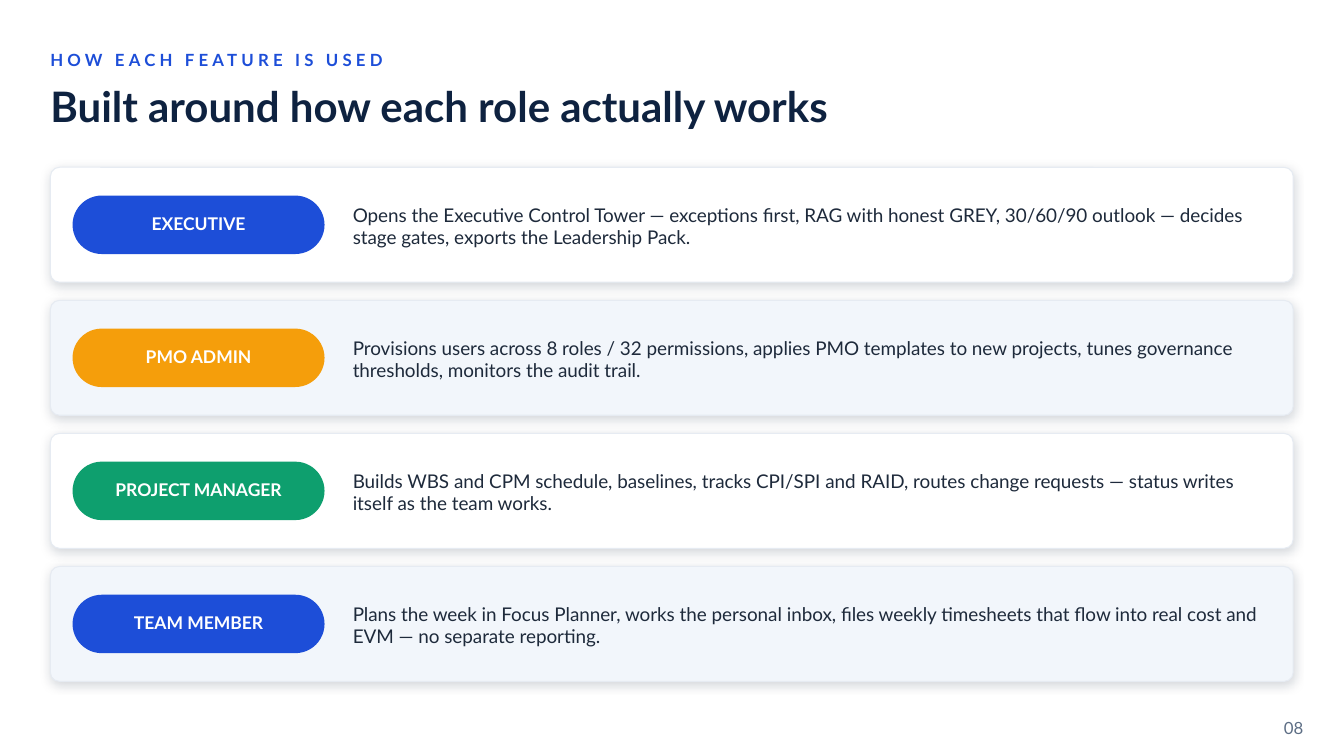
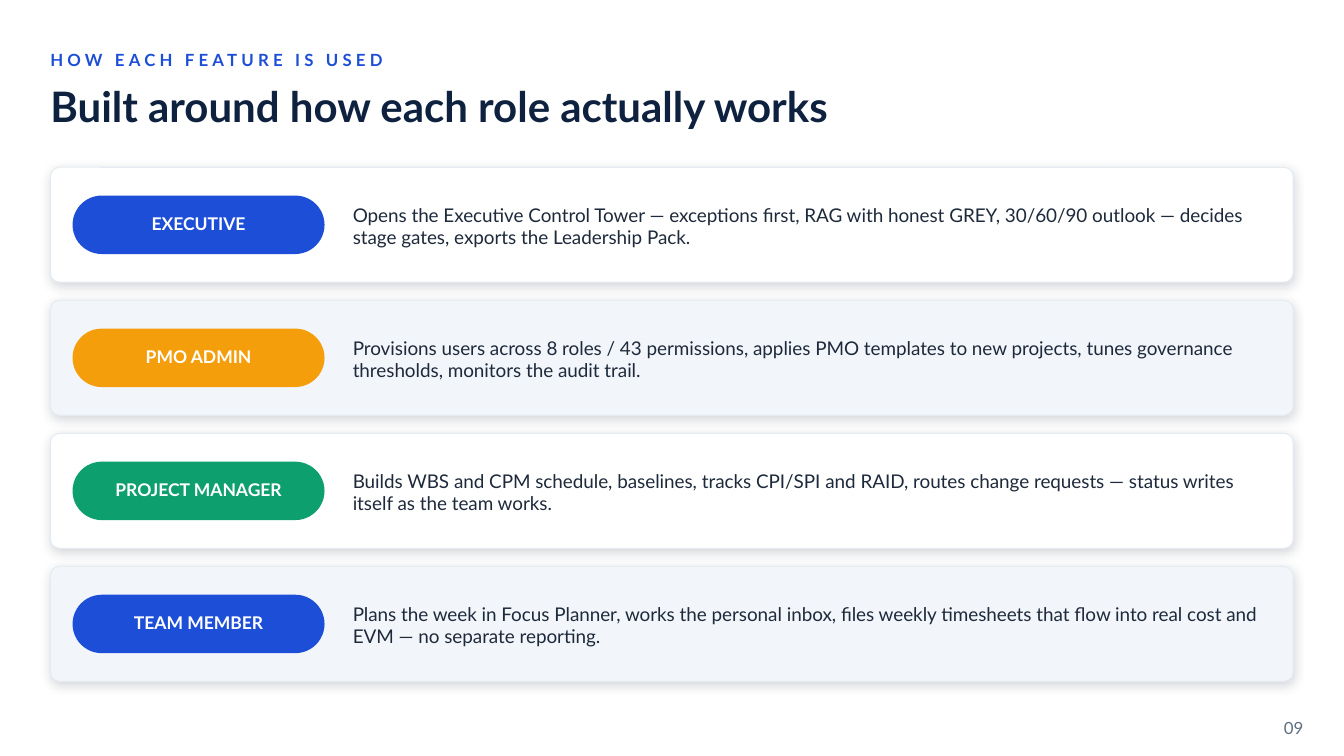
Before and after one commit to KesavSpartan/PM-Control-Tower, a slide deck: slide 9 of Important Documents/SALES-DECK.pptx (slide 8 before the commit). Drawn at 1344x756 pixels with LibreOffice and Linux fonts; fonts in the diff are those of the drawing. Boxes give left, top, right and bottom in pixels: in the first picture for what was removed or moved away, otherwise in the second. Text is boxed around its words. In the diff, an @@ line names an element or a change of style, - is before the commit and + after.

```diff
--- a/Important Documents/SALES-DECK.pptx
+++ b/Important Documents/SALES-DECK.pptx
@@ text at [353, 341, 1232, 380]: text changed @@
-Provisions users across 8 roles / 32 permissions, applies PMO templates to new projects, tunes governance thresholds, monitors the audit trail.
+Provisions users across 8 roles / 43 permissions, applies PMO templates to new projects, tunes governance thresholds, monitors the audit trail.
@@ text at [1284, 722, 1303, 734]: text changed @@
-08
+09
```
Also in this commit, not shown: 12 other slides changed, 1 slide added, 49 other files.
